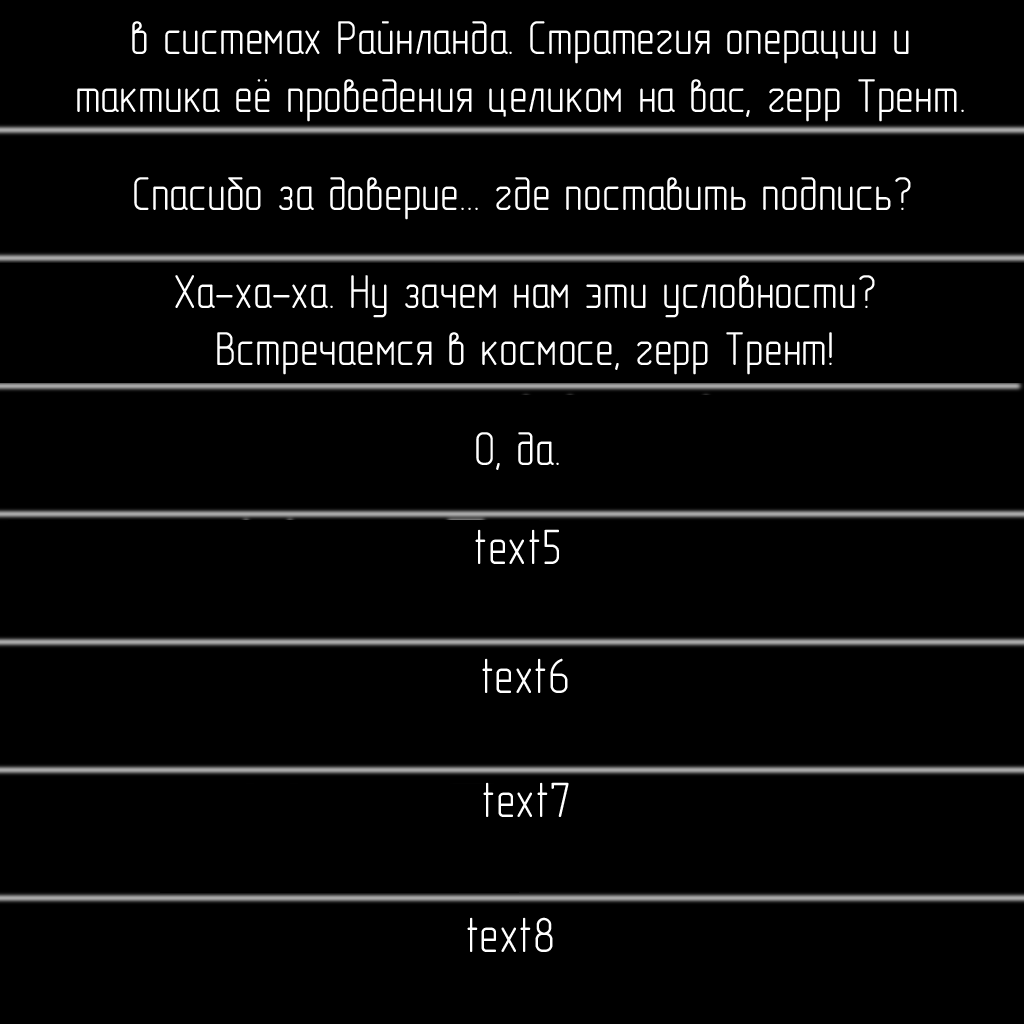
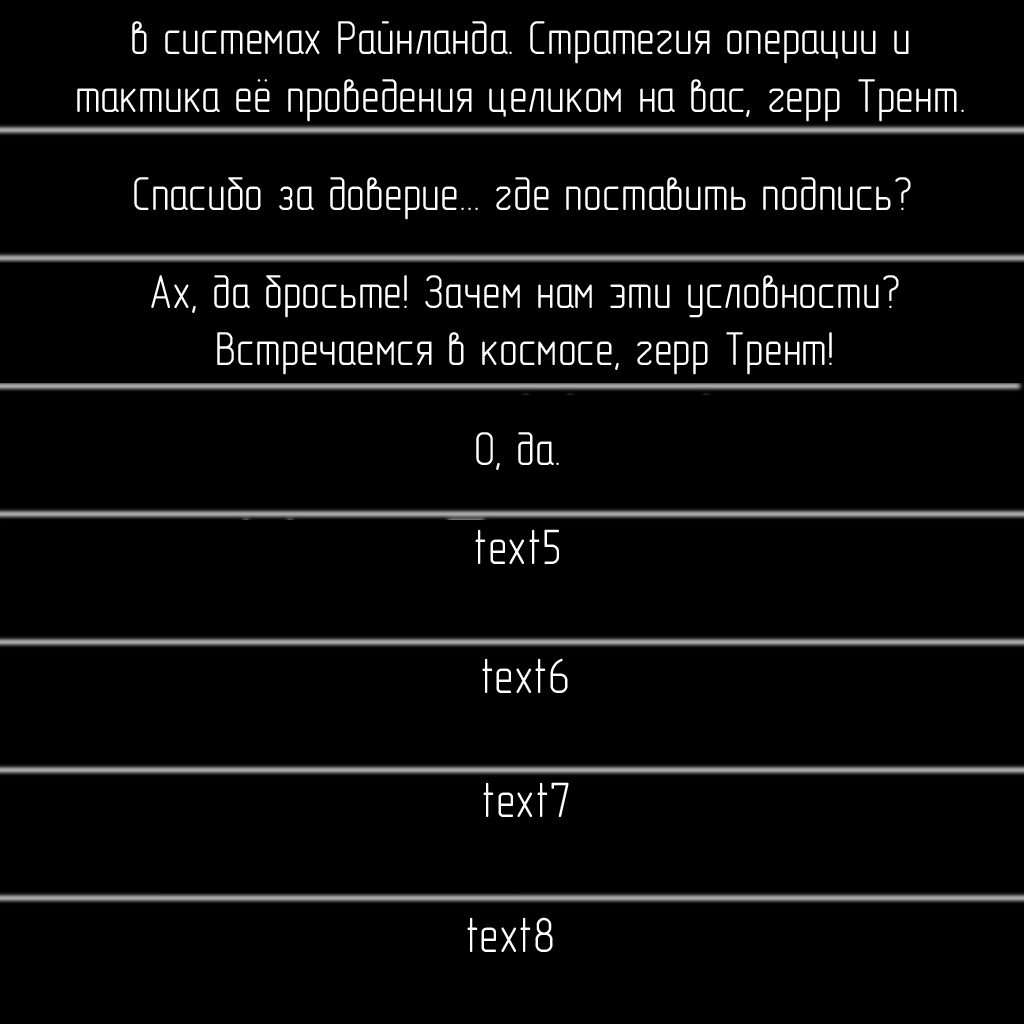
Revision of a layered 1024x1024 image; what changed, layer by layer:
renamed "Ха-ха-ха. Ну зачем нам эти условности? Встречаемся в космосе, г" to "Ах, да бросьте! Зачем нам эти условности? Встречаемся в космосе", painted on it over box(151, 275, 899, 318)
